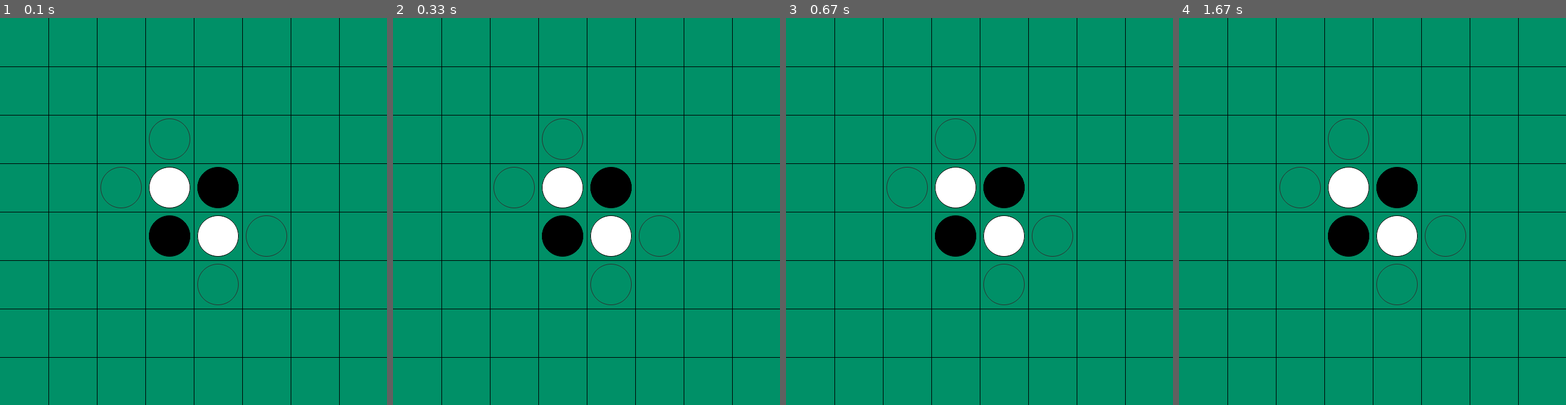
Above: before the commit, frames 1-4 (left to right).
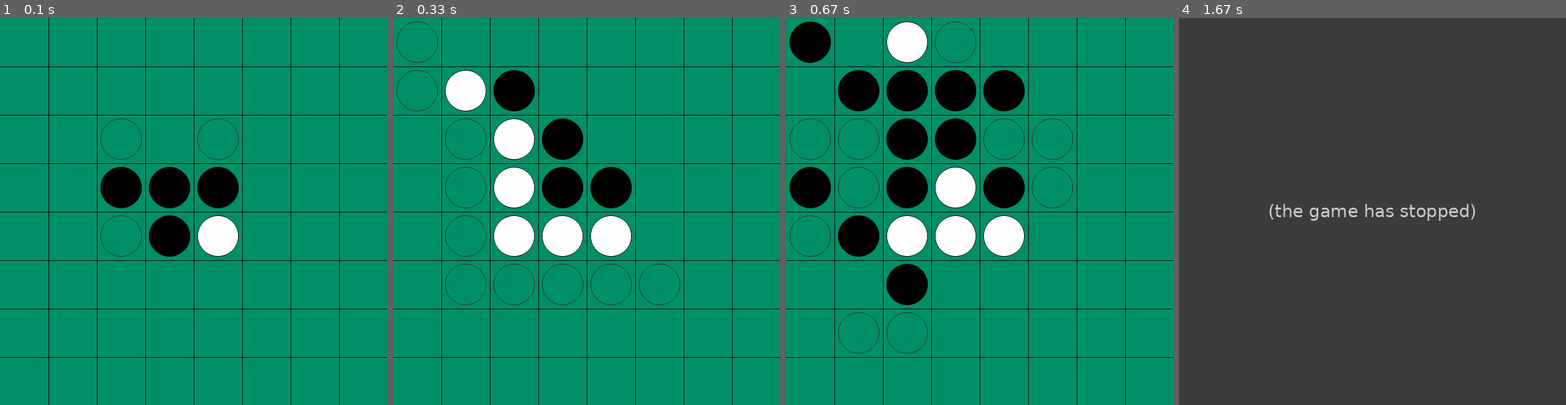
Above: after the commit, the same moments.

Repository: sergmister/Reversi
Game: pygame game, started from game/pygame_viewer.py
The game is run twice, just before and just after one commit, with the same random seed, the same clock (stepped at 60 frames per second) and the same inputs.
Inputs:
- Up to frame 1 (0.1 s): no input
- Up to frame 2 (0.33 s): no input
- Up to frame 3 (0.67 s): no input
- Up to frame 4 (1.67 s): no input

The runs differ from the first frame. In frame 1, 2.1% of the frame differs, in the area x 25-75%, y 25-75%; in frame 2, 7.7%; in frame 3, 13%; in frame 4, 100%, in the area x 0-100%, y 0-100%.
Error after the commit: UnboundLocalError: cannot access local variable 'simulationNode' where it is not associated ...; the game stopped at 1.45 s (later frames are placeholders)

Commit message:
Broken algorithms

Diff:
--- /dev/null
+++ b/AI/MCTS.py
@@ -0,0 +1,142 @@
+import numpy as np
+from game.Reversi import Reversi
+from AI.model import Residual_CNN
+
+class Node:
+
+    def __init__(self, state, turn):
+        self.state = state  # current board state
+        self.turn = turn
+        self.edges = []  # other connecting nodes bellow
+
+    def isNotLeaf(self):
+        return bool(self.edges)
+
+
+class Edge:
+
+    def __init__(self, inNode, outNode, prior, turn, action):
+        self.id = inNode.state.id + '|' + outNode.state.id
+        self.inNode = inNode
+        self.outNode = outNode
+        self.turn = turn
+        self.action = action
+
+        self.stats = {
+            'N': 0,
+            'W': 0,
+            'Q': 0,
+            'P': prior,
+        }
+
+
+class MCTS:
+
+    def __init__(self, player, simulations=100, cpuct=1):
+        self.player = player
+        self.tree = dict()  # all explored nodes
+        self.simulations = simulations
+        self.cpuct = cpuct
+        self.EPSILON = 0.2
+        self.ALPHA = 0.8
+        self.model = Residual_CNN((8, 8), (8, 8))
+
+    def moveToLeaf(self):  # decides optimal Q and moves down accordingly
+
+        breadcrumbs = []
+        currentNode = self.root
+
+        done = 0
+        value = 0
+
+        while currentNode.isNotLeaf():
+
+            maxQU = -1000000
+
+            if currentNode == self.root:
+                epsilon = self.EPSILON
+                nu = np.random.dirichlet([self.ALPHA] * len(currentNode.edges))
+            else:
+                epsilon = 0
+                nu = [0] * len(currentNode.edges)
+
+            Nb = 0
+            for edge in currentNode.edges:
+                Nb = Nb + edge.stats['N']
+
+            for idx, edge in enumerate(currentNode.edges):
+
+                U = self.cpuct * ((1 - epsilon) * edge.stats['P'] + epsilon * nu[idx]) * np.sqrt(Nb) / (1 + edge.stats['N'])
+
+                Q = edge.stats['Q']
+
+                if Q + U > maxQU:
+                    maxQU = Q + U
+                    simulationEdge = edge
+
+            currentNode = simulationEdge.outNode
+            breadcrumbs.append(simulationEdge)
+
+        return currentNode, value, done, breadcrumbs
+
+    def evaluateLeaf(self, leaf, value):  # implement done
+
+        if leaf.done == 0:
+
+            value, policy = self.get_preds(leaf.state, -leaf.turn)
+
+            for move in Reversi.valid_moves(leaf.state, -leaf.turn):
+                #newNode = Node(leaf.state.copy(), -leaf.turn, move)
+                newState = leaf.state.copy()
+                Reversi.move(newState, -leaf.turn, *move)
+                if self.getID(newState) not in self.tree:  # redundant?
+                    newNode = Node(newState, -leaf.turn)
+                    #newNode.calculate_stats()
+                    self.addNode(newNode)
+                else:  # making multiple paths to same node? backFill?
+                    newNode = self.tree[self.getID(newState)]
+
+                newEdge = Edge(leaf, newNode, policy[move[0]][move[1]], -leaf.turn, move)
+                leaf.edges.append(newEdge)
+        else:
+            pass
+
+        return value
+
+    def backFill(self, leaf, value, breadcrumbs):
+        for edge in breadcrumbs:
+            edge.update_stats(value * leaf.turn * self.player)  # ????????????????
+
+    def get_preds(self, state, turn):
+        modelIn = np.stack((state, np.full((8, 8), fill_value=turn, dytpe=np.int8)))
+        preds = self.model.predict(modelIn)
+        value = preds[0][0]
+        policy = preds[1][0]
+        return value, policy
+
+    def addNode(self, node):
+        self.tree[self.getID(node.state)] = node
+
+    def getID(self, state):  # not fast
+        return ''.join(map(str, state))
+
+    def cleanTree(self):
+        pass  # recursively remove dead branches to save memory after each move?
+
+    def simulate(self):
+        leaf, value, done, breadcrumbs = self.moveToLeaf()
+        value = self.evaluateLeaf(leaf, value)
+        self.backFill(leaf, value, breadcrumbs)
+
+    def move(self, state):  # if to check if root in tree?
+        if self.getID(state) not in self.tree:
+            self.addNode(Node(state.copy(), -self.player))
+        self.root = self.tree[self.getID(state)]
+        for sim in range(self.simulations):
+            self.simulate()
+        maxQ = -1000000
+        for node in self.root.edges:
+            if node.stats['Q'] > maxQ:
+                maxQ = node.stats['Q']
+                action = node.action
+        return action
--- /dev/null
+++ b/AI/basic_MCTS.py
@@ -0,0 +1,114 @@
+import numpy as np
+from game.Reversi import Reversi
+
+
+class Node:
+
+    def __init__(self, state, turn, action):
+        self.state = state  # current board state
+        self.turn = turn  # turn of the last play
+        self.action = action  # action of the last play
+        self.done = 0
+        self.edges = []  # other connecting nodes bellow
+        self.stats = {
+            'N': 0,  # number of visits
+            'W': 0,  # total value of next state
+            'Q': 0,  # mean value of next state
+        }
+
+    def calculate_stats(self):
+        game_over, white_total, black_total = Reversi.check_board(self.state, self.turn)
+        if game_over:
+            if white_total == black_total:
+                value = 1
+            elif white_total > black_total:
+                value = self.turn * 100
+                self.done = 1
+            elif white_total < black_total:
+                value = self.turn * -100
+                self.done = 1
+        else:
+            if self.turn == 1:
+                value = white_total / black_total
+            elif self.turn == -1:
+                value = black_total / white_total
+        self.update_stats(value)
+
+    def update_stats(self, value):
+        self.stats['N'] += 1
+        self.stats['W'] += value
+        self.stats['Q'] = self.stats['W'] / self.stats['N']
+
+    def isNotLeaf(self):
+        return bool(self.edges)
+
+
+class basic_MCTS:
+
+    def __init__(self, player, simulations=100, cpuct=1):
+        self.player = player
+        self.tree = dict()  # all explored nodes
+        self.simulations = simulations
+        self.cpuct = cpuct
+
+    def moveToLeaf(self):  # decides optimal Q and moves down accordingly
+
+        breadcrumbs = []
+        currentNode = self.root
+
+        while currentNode.isNotLeaf():
+            maxQ = -1000000
+            for node in currentNode.edges:
+                Q = node.stats['Q']
+                if Q > maxQ:
+                    maxQ = Q
+                    simulationNode = node
+
+            currentNode = simulationNode
+            breadcrumbs.append(simulationNode)
+
+        return currentNode, breadcrumbs
+
+    def evaluateLeaf(self, leaf):  # implement done
+        if leaf.done == 0:
+            for move in Reversi.valid_moves(leaf.state, -leaf.turn):
+                newNode = Node(leaf.state.copy(), -leaf.turn, move)
+                Reversi.move(newNode.state, newNode.turn, *move)
+                if self.getID(newNode.state) not in self.tree:  # redundant?
+                    newNode.calculate_stats()
+                    self.addNode(newNode)
+                    leaf.edges.append(newNode)
+                else:  # making multiple paths to same node? backFill?
+                    leaf.edges.append(self.tree[self.getID(newNode.state)])
+                    del newNode
+        else:
+            pass
+
+    def backFill(self, leaf, breadcrumbs):
+        value = leaf.stats['W']
+        for node in breadcrumbs:
+            node.update_stats(value)
+
+    def addNode(self, node):
+        self.tree[self.getID(node.state)] = node
+
+    def getID(self, state):  # not fast
+        return ''.join(map(str, state))
+
+    def simulate(self):
+        leaf, breadcrumbs = self.moveToLeaf()
+        self.evaluateLeaf(leaf)
+        self.backFill(leaf, breadcrumbs)
+
+    def move(self, state):  # if to check if root in tree?
+        if self.getID(state) not in self.tree:
+            self.addNode(Node(state.copy(), -self.player, None))
+        self.root = self.tree[self.getID(state)]
+        for sim in range(self.simulations):
+            self.simulate()
+        maxQ = -1000000
+        for node in self.root.edges:
+            if node.stats['Q'] > maxQ:
+                maxQ = node.stats['Q']
+                action = node.action
+        return action
--- /dev/null
+++ b/AI/model.py
@@ -0,0 +1,149 @@
+import numpy as np
+from keras.models import Sequential, load_model, Model
+from keras.layers import Input, Dense, Conv2D, Flatten, BatchNormalization, Activation, LeakyReLU, add
+from keras.optimizers import SGD
+from keras import regularizers
+
+
+class Residual_CNN:
+
+    def __init__(self, input_dim, output_dim, reg_const=0.0001, learning_rate=0.1, momentum=0.9):
+        self.input_dim = input_dim
+        self.output_dim = output_dim
+        self.reg_const = reg_const
+        self.learning_rate = learning_rate
+        self.momentum = momentum
+        self.model = self._build_model()
+
+    def predict(self, x):
+        return self.model.predict(x)
+
+    def fit(self, states, targets, epochs, verbose, validation_split, batch_size):
+        return self.model.fit(states, targets, epochs=epochs, verbose=verbose, validation_split=validation_split, batch_size=batch_size)
+
+    def write(self, game, version):
+        self.model.save("/models/version" + "{0:0>4}".format(version) + ".h5")
+
+    def read(self, game, version):
+        return load_model("/models/version" + "{0:0>4}".format(version) + ".h5")
+
+    def residual_layer(self, input_block, filters, kernel_size):
+
+        x = self.conv_layer(input_block, filters, kernel_size)
+
+        x = Conv2D(
+            filters=filters,
+            kernel_size=kernel_size,
+            data_format="channels_first",
+            padding="same",
+            use_bias=False,
+            activation="linear",
+            kernel_regularizer=regularizers.l2(self.reg_const)
+        )(x)
+
+        x = BatchNormalization(axis=1)(x)
+
+        x = add([input_block, x])
+
+        x = LeakyReLU()(x)
+
+        return x
+
+    def conv_layer(self, x, filters, kernel_size):
+
+        x = Conv2D(
+            filters=filters,
+            kernel_size=kernel_size,
+            data_format="channels_first",
+            padding="same",
+            use_bias=False,
+            activation="linear",
+            kernel_regularizer=regularizers.l2(self.reg_const)
+        )(x)
+
+        x = BatchNormalization(axis=1)(x)
+        x = LeakyReLU()(x)
+
+        return x
+
+    def value_head(self, x):
+
+        x = Conv2D(
+            filters=1,
+            kernel_size=(1, 1),
+            data_format="channels_first",
+            padding="same",
+            use_bias=False,
+            activation="linear",
+            kernel_regularizer=regularizers.l2(self.reg_const)
+        )(x)
+
+        x = BatchNormalization(axis=1)(x)
+        x = LeakyReLU()(x)
+
+        x = Flatten()(x)
+
+        x = Dense(
+            20,
+            use_bias=False,
+            activation="linear",
+            kernel_regularizer=regularizers.l2(self.reg_const)
+        )(x)
+
+        x = LeakyReLU()(x)
+
+        x = Dense(
+            1,
+            use_bias=False,
+            activation="tanh",
+            kernel_regularizer=regularizers.l2(self.reg_const),
+            name="value_head"
+        )(x)
+
+        return x
+
+    def policy_head(self, x):
+
+        x = Conv2D(
+            filters=2,
+            kernel_size=(1, 1),
+            data_format="channels_first",
+            padding="same",
+            use_bias=False,
+            activation="linear",
+            kernel_regularizer=regularizers.l2(self.reg_const)
+        )(x)
+
+        x = BatchNormalization(axis=1)(x)
+        x = LeakyReLU()(x)
+
+        x = Flatten()(x)
+
+        x = Dense(
+            self.output_dim,
+            use_bias=False,
+            activation="softmax",
+            kernel_regularizer=regularizers.l2(self.reg_const),
+            name="policy_head"
+        )(x)
+
+        return x
+
+    def _build_model(self):
+
+        main_input = Input(shape=self.input_dim, name="main_input")
+
+        x = self.conv_layer(main_input, 64, (4, 4))
+
+        for i in range(8):
+            x = self.residual_layer(x, 64, (4, 4))
+
+        vh = self.value_head(x)
+        ph = self.policy_head(x)
+
+        model = Model(inputs=[main_input], outputs=[vh, ph])
+        model.compile(loss={"value_head": "mean_squared_error", "policy_head": "categorical_crossentropy"},
+                      optimizer=SGD(lr=self.learning_rate, momentum=self.momentum),
+                      loss_weights={"value_head": 0.5, "policy_head": 0.5})
+
+        return model
--- a/game/Reversi.py
+++ b/game/Reversi.py
@@ -94,6 +94,16 @@
         black_total = (board == -1).sum()
         return game_over, white_total, black_total
 
+    @classmethod
+    def value(cls, board, player):
+        white_total = (board == 1).sum()
+        black_total = (board == -1).sum()
+        if player == 1:
+            val = white_total / black_total
+        elif player == -1:
+            val = black_total / white_total
+        return val
+
 
 if __name__ == "__main__":
     pass
--- a/game/pygame_viewer.py
+++ b/game/pygame_viewer.py
@@ -4,6 +4,7 @@
 from game.Reversi import Reversi
 from AI.AI_random import AI_random
 from AI.AI_minimax import AI_minimax
+from AI.basic_MCTS import basic_MCTS
 
 pygame.init()
 pygame.font.init()
@@ -72,8 +73,8 @@
         else:
             return True
 
-    player1 = "player"     # -1 "black"
-    player2 = AI_minimax(1)   # 1 "white"
+    player1 = AI_minimax(-1)     # -1 "black"
+    player2 = basic_MCTS(1)   # 1 "white"
 
     clock = pygame.time.Clock()
     run = True
